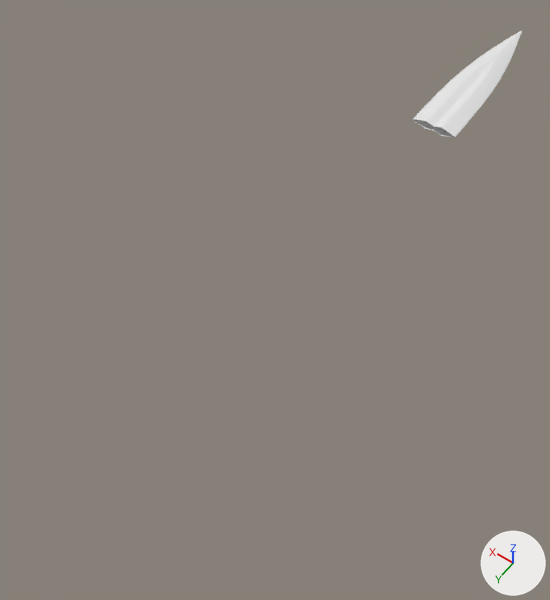
A saved change to the Blender file Sword.blend.
Rendered twice from a 50 mm camera at (-2.03, 6.33, 4.51) aimed at (0.2, 3.2, -0.4). Every picture has the same lights, and +X, +Y and +Z are marked at lower right.

Before the edit, the objects in view are built like this:
```python
me_cube_009 = bpy.data.meshes.new('Cube.009')
me_cube_009.from_pydata(...)  # 19 vertices, 16 faces; spans x -1.0..1.0, y -1.0..1.0, z -0.74..0.74
me_cube_009.polygons.foreach_set('use_smooth', [True] * 16)
# before: 1 (-1.0, 1.0, 0.0), 2 (1.0, 1.0, 0.0), 5 (-0.34, 1.0, -0.7), 6 (0.34, 1.0, -0.7), 7 (0.0, 1.0, -0.35)
# before: 8 (0.34, 1.0, 0.7), 9 (-0.34, 1.0, 0.7), 10 (0.0, 1.0, 0.35)
ob_cube_007 = bpy.data.objects.new('Cube.007', me_cube_009)
ob_cube_007.location = (0.0, 0.0, 0.0)
ob_cube_007.scale = (0.23, 1.0, 0.06)
_m = ob_cube_007.modifiers.new('Bevel', 'BEVEL')
_m.width = 0.794
_m.width_pct = 0.794
_m.segments = 2
_m.limit_method = 'WEIGHT'
_m.profile = 1.0
_m = ob_cube_007.modifiers.new('Subdivision', 'SUBSURF')
_m.levels = 2
```
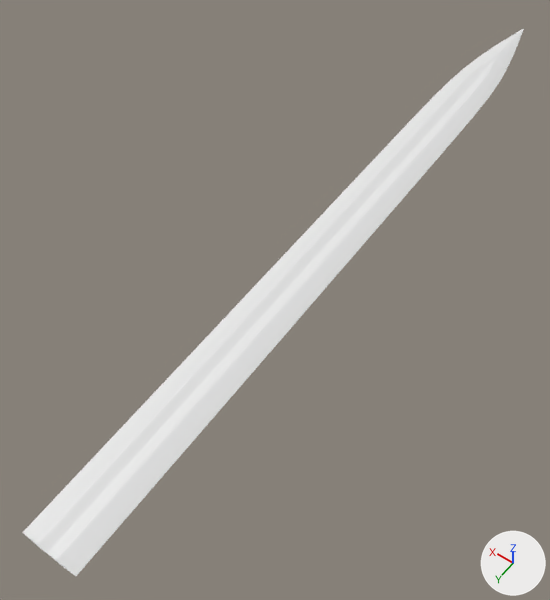
The change, as JSON lines over the scene's bpy script:
```json
{"block": "me_cube_009", "where": "me_cube_009.from_pydata(...)  # 19 vertices, 16 faces; spans x -1.0..1.0, y -1.0..1.0, z -0.74..0.74"}
{"block": "me_cube_009", "where": "# used by ob_cube_007; location = (0.0, 0.0, 0.0); scale = (0.23, 1.0, 0.06)"}
{"block": "me_cube_009", "where": "# verts and faces of me_cube_009; kept vertices keep their numbers, new ones are numbered from 19"}
{"block": "me_cube_009", "change": "me_cube_009 part 1"}
{"op": "add", "block": "me_cube_009", "code": "for new, old in zip([*range(19, 27)], [1, 2, *range(5, 11)]): verts[new] = verts[old] + (0.0, 4.8, 0.0)"}
{"op": "add", "block": "me_cube_009", "code": "faces += [(5, 21, 23, 7), (2, 6, 22, 20), (9, 10, 26, 25), (2, 20, 24, 8), (6, 7, 23, 22), (1, 9, 25, 19)]"}
{"op": "add", "block": "me_cube_009", "code": "faces += [(8, 24, 26, 10), (1, 19, 21, 5)]"}
```

Where the change shows, as pixel boxes [x1, y1, x2, y2] in the pictures (550 x 600 px):
```json
{"object": "Cube.007", "change": "reshaped", "before": [412, 30, 522, 138], "after": [22, 29, 524, 576], "on screen": "353% wider, 403% taller"}
{"part": 1, "of": "me_cube_009", "change": "added", "after": [22, 157, 421, 576]}
```
